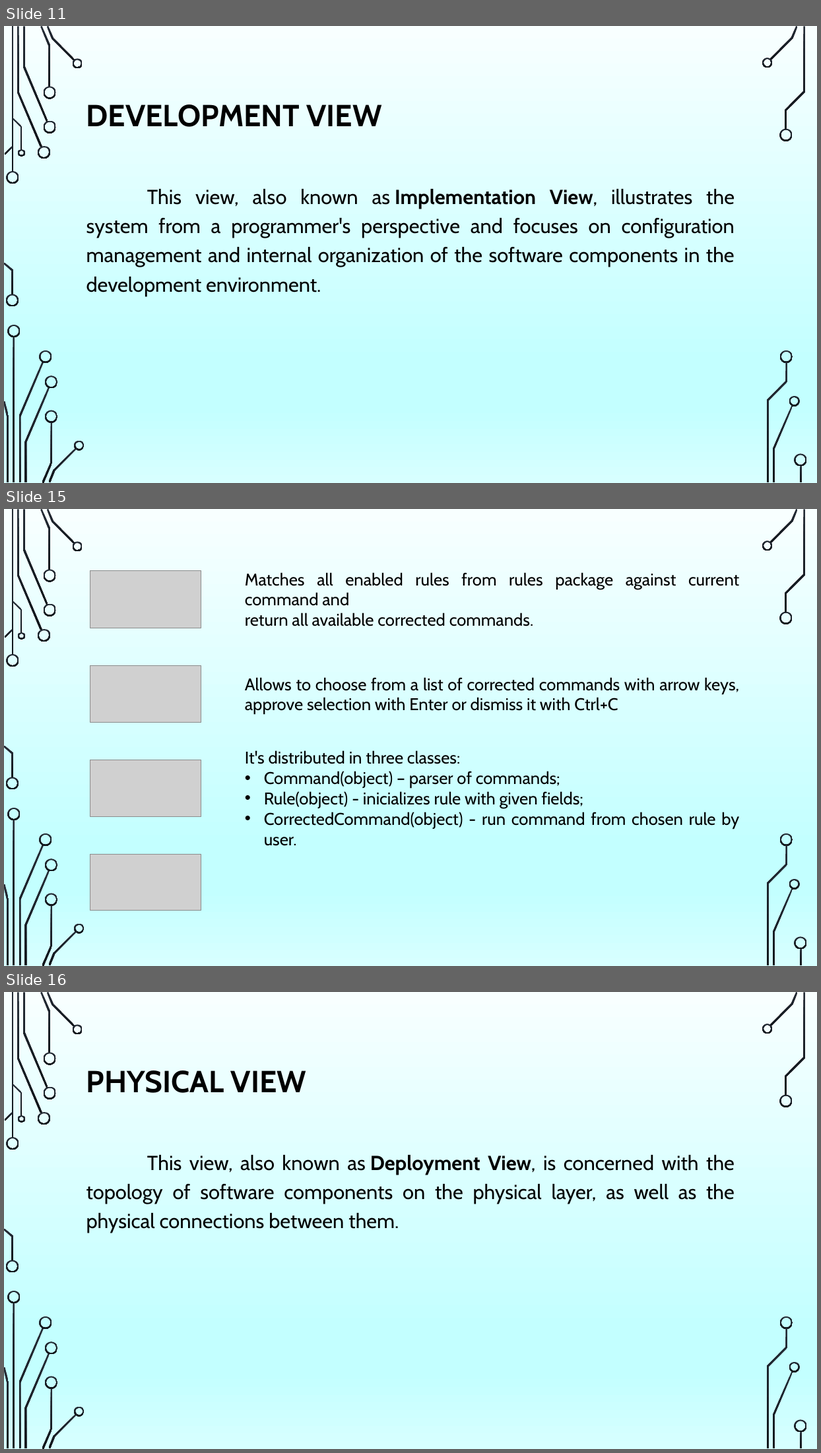
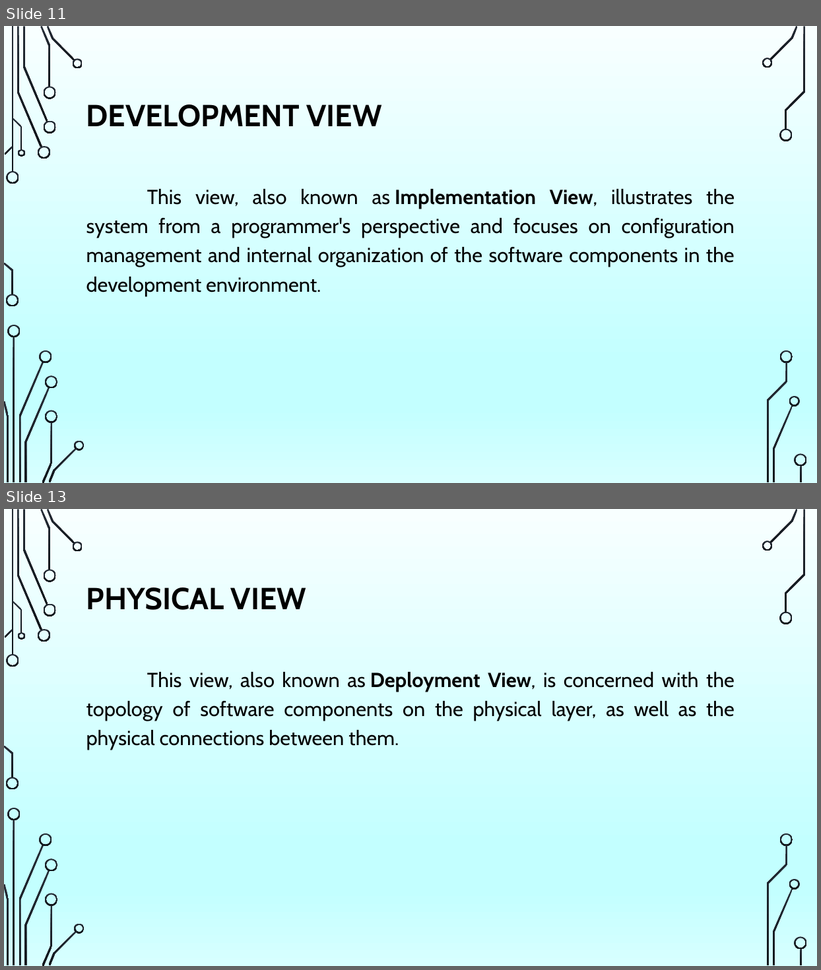
Before and after one commit to dianamoreira/thefuck, a slide deck: ArchSW-docs/The Fuck.pptx. Shown one above the other, each under a label of ours: slides 11, 15 and 16 before the commit, slides 11 and 13 after it; the slides between them are not shown. The pictures are 821x1453 and 821x970 pixels, drawn with LibreOffice and Linux fonts; fonts in the diff are those of the drawing; grey boxes stand for pictures; background and template pictures are left out. Boxes give left, top, right and bottom in pixels: in the first picture for what was removed or moved away, otherwise in the second. Text is boxed around its words. In the diff, an @@ line names an element or a change of style, - is before the commit and + after.

```diff
--- a/ArchSW-docs/The Fuck.pptx
+++ b/ArchSW-docs/The Fuck.pptx
@@ slide 15 removed at (4, 509, 817, 966), background picture (left out); not listed: 36 template elements that a slide beside it also shows @@
@@ picture removed at (90, 570, 201, 628) @@
@@ text removed at (245, 572, 739, 626) @@
-Matches all enabled rules from rules package against current command and
-return all available corrected commands.
@@ picture removed at (90, 666, 201, 722) @@
@@ text removed at (245, 677, 739, 714) @@
-Allows to choose from a list of corrected commands with arrow keys, approve selection with Enter or dismiss it with Ctrl+C
@@ picture removed at (90, 760, 201, 817) @@
@@ text removed at (245, 751, 739, 828) @@
-It's distributed in three classes:
-• Command(object) – parser of commands;
-• Rule(object) - inicializes rule with given fields;
-• CorrectedCommand(object) - run command from chosen rule by user.
@@ picture removed at (90, 855, 201, 911) @@
@@ what was slide 16 is now slide 13 @@
```
Also in this commit, not shown: 3 slides changed, 2 other slides removed, 2 other files.
